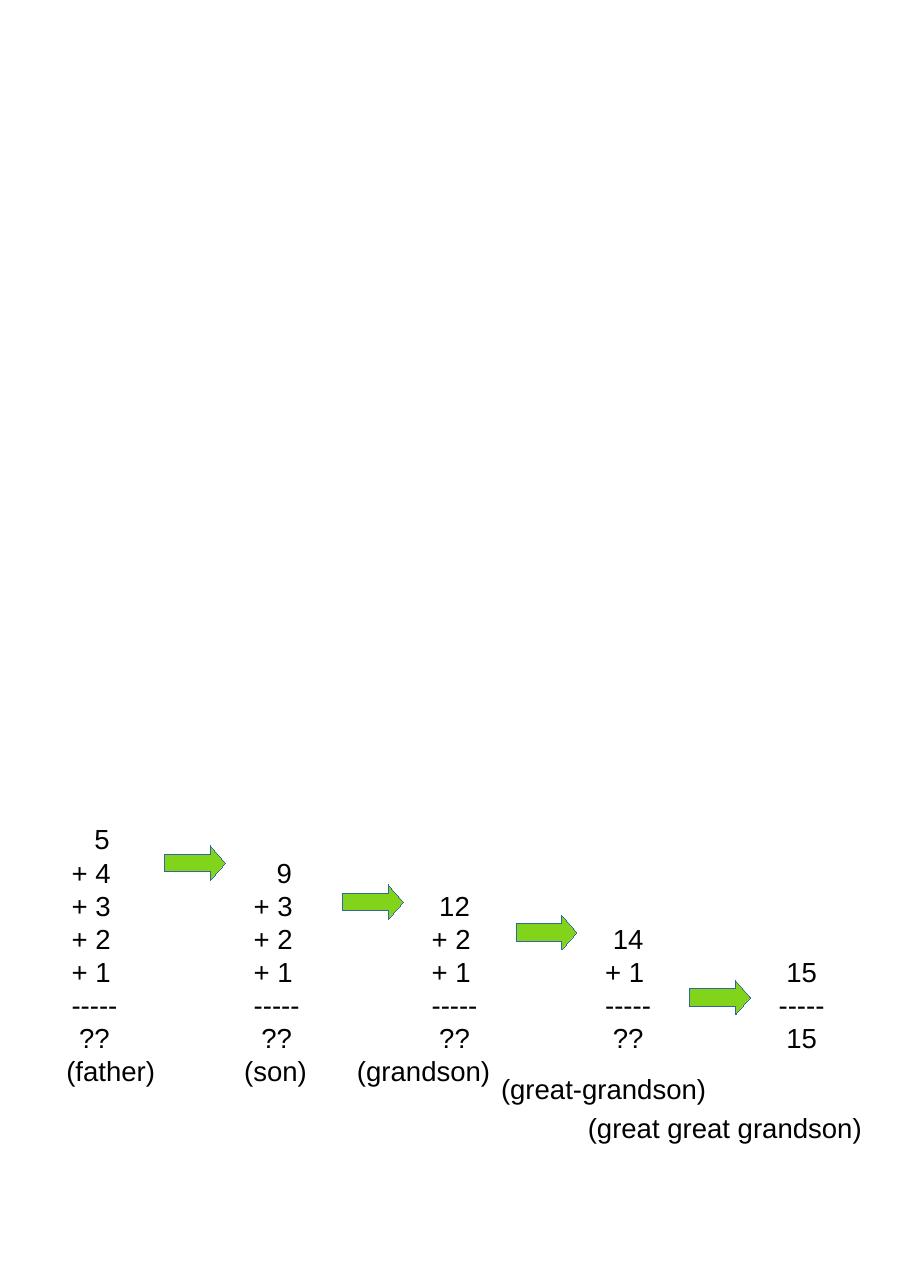
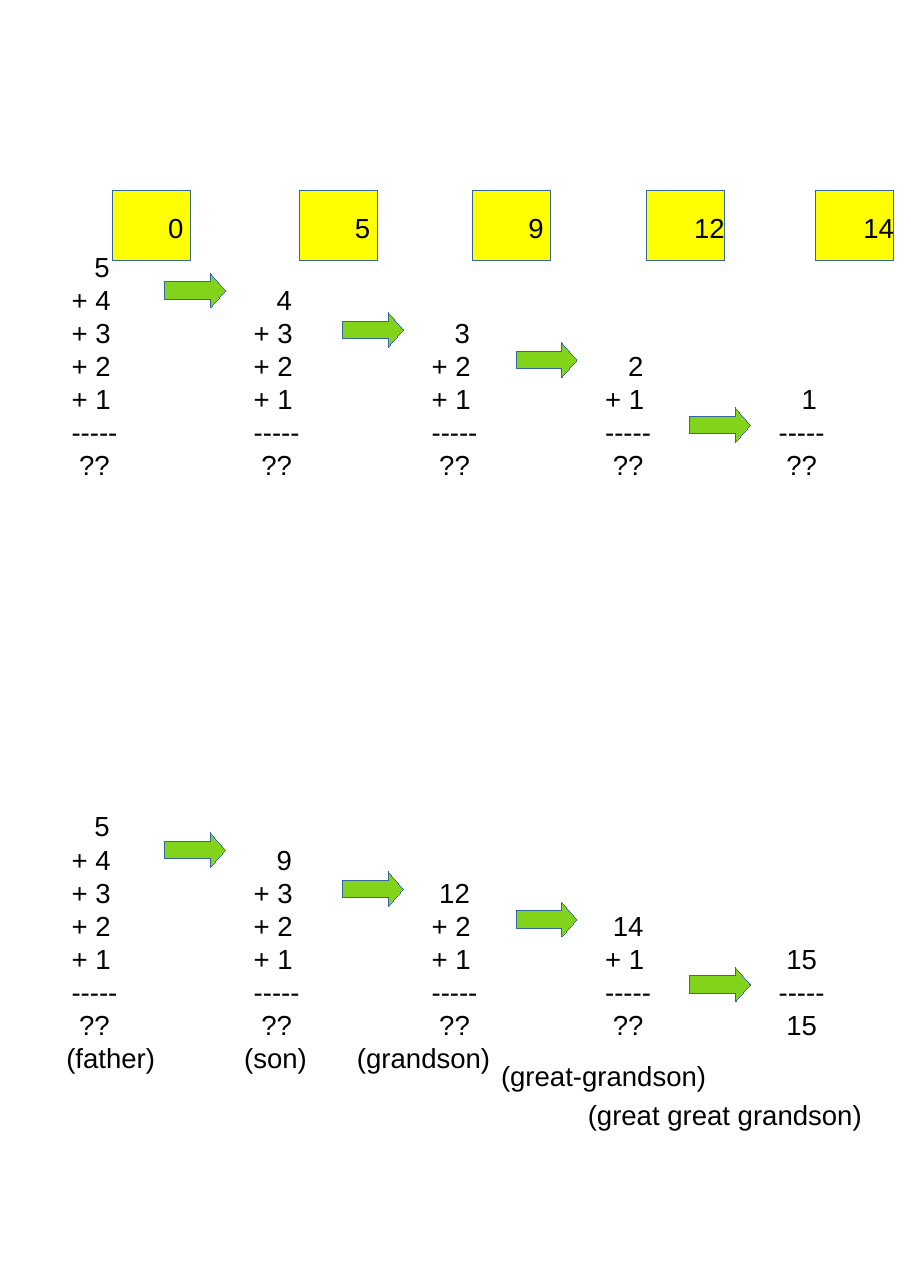
Before and after one commit to fabhrius/La-Cosa, a slide deck: slide 9 of capitulos/1 - Procesamiento de la informacion/Procesamiento de la informacion.odp. Drawn at 911x1288 pixels with LibreOffice and Linux fonts; fonts in the diff are those of the drawing. Boxes give left, top, right and bottom in pixels: in the first picture for what was removed or moved away, otherwise in the second. Text is boxed around its words. In the diff, an @@ line names an element or a change of style, - is before the commit and + after.

```diff
--- a/capitulos/1 - Procesamiento de la informacion/Procesamiento de la informacion.odp
+++ b/capitulos/1 - Procesamiento de la informacion/Procesamiento de la informacion.odp
@@ rectangle added at box(112, 191, 191, 260), fill #FFFF00, outline #3465A4 0 pt @@
@@ rectangle added at box(300, 191, 378, 260), fill #FFFF00, outline #3465A4 0 pt @@
@@ rectangle added at box(473, 191, 551, 260), fill #FFFF00, outline #3465A4 0 pt @@
@@ rectangle added at box(647, 191, 725, 260), fill #FFFF00, outline #3465A4 0 pt @@
@@ rectangle added at box(815, 191, 893, 260), fill #FFFF00, outline #3465A4 0 pt @@
@@ text added at box(168, 218, 183, 239), 18 pt, text #000000 @@
+0
@@ text added at box(355, 219, 370, 239), 18 pt, text #000000 @@
+0
@@ text added at box(355, 219, 370, 239), 18 pt, text #000000 @@
+5
@@ text added at box(528, 218, 543, 239), 18 pt, text #000000 @@
+0
@@ text added at box(528, 218, 543, 239), 18 pt, text #000000 @@
+9
@@ text added at box(694, 217, 725, 244), 18 pt, text #000000 @@
+12
@@ text added at box(702, 218, 717, 238), 18 pt, text #000000 @@
+0
@@ text added at box(863, 217, 894, 244), 18 pt, text #000000 @@
+14
@@ text added at box(871, 219, 886, 238), 18 pt, text #000000 @@
+0
@@ text added at box(94, 258, 110, 409), 18 pt, text #000000 @@
+5
++ 4
++ 3
++ 2
++ 1
+-----
+??
@@ right arrow added at box(165, 273, 226, 307), fill #81D41A, outline #3465A4 0 pt @@
@@ text added at box(277, 291, 292, 409), 18 pt, text #000000 @@
+4
++ 3
++ 2
++ 1
+-----
+??
@@ right arrow added at box(343, 313, 403, 347), fill #81D41A, outline #3465A4 0 pt @@
@@ text added at box(455, 323, 470, 409), 18 pt, text #000000 @@
+3
++ 2
++ 1
+-----
+??
@@ right arrow added at box(517, 343, 577, 377), fill #81D41A, outline #3465A4 0 pt @@
@@ text added at box(628, 356, 644, 409), 18 pt, text #000000 @@
+2
++ 1
+-----
+??
@@ right arrow added at box(690, 408, 750, 442), fill #81D41A, outline #3465A4 0 pt @@
@@ text added at box(802, 390, 817, 409), 18 pt, text #000000 @@
+1 -----
+??
@@ 10 texts, 4 right arrows: place and size @@
-10 texts, 4 right arrows at box(66, 830, 862, 1143)
+10 texts, 4 right arrows at box(66, 817, 862, 1130)
```
Also in this commit, not shown: 1 slide added, 57 other files.
